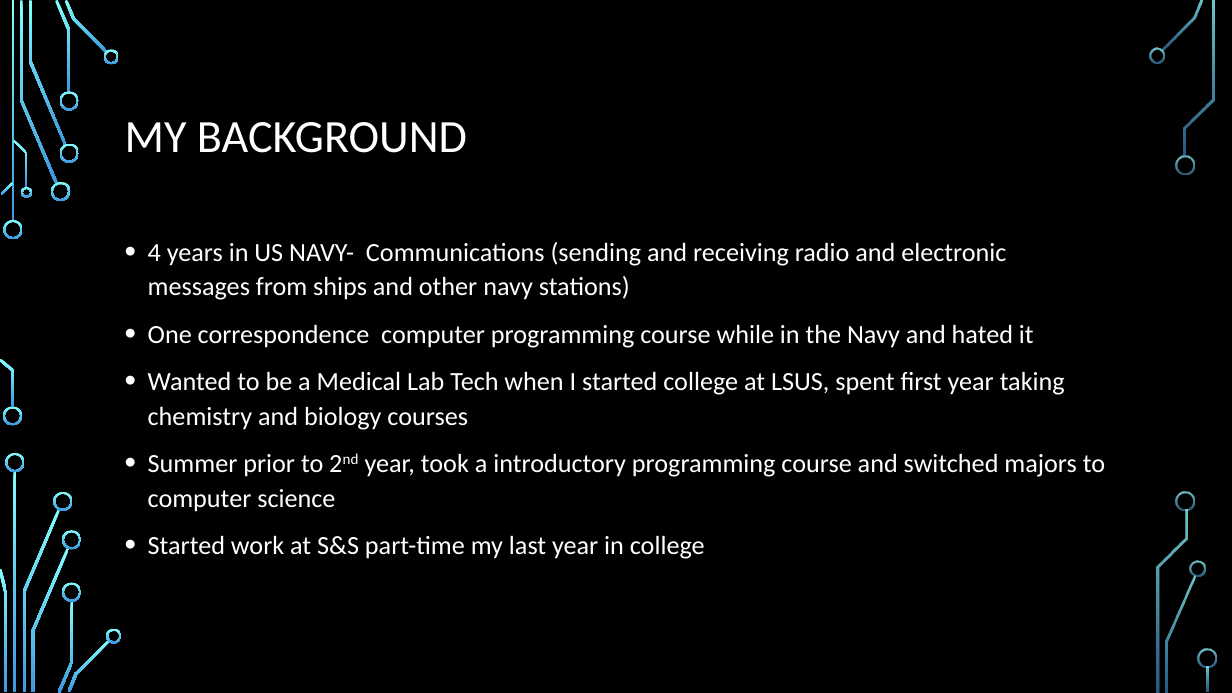
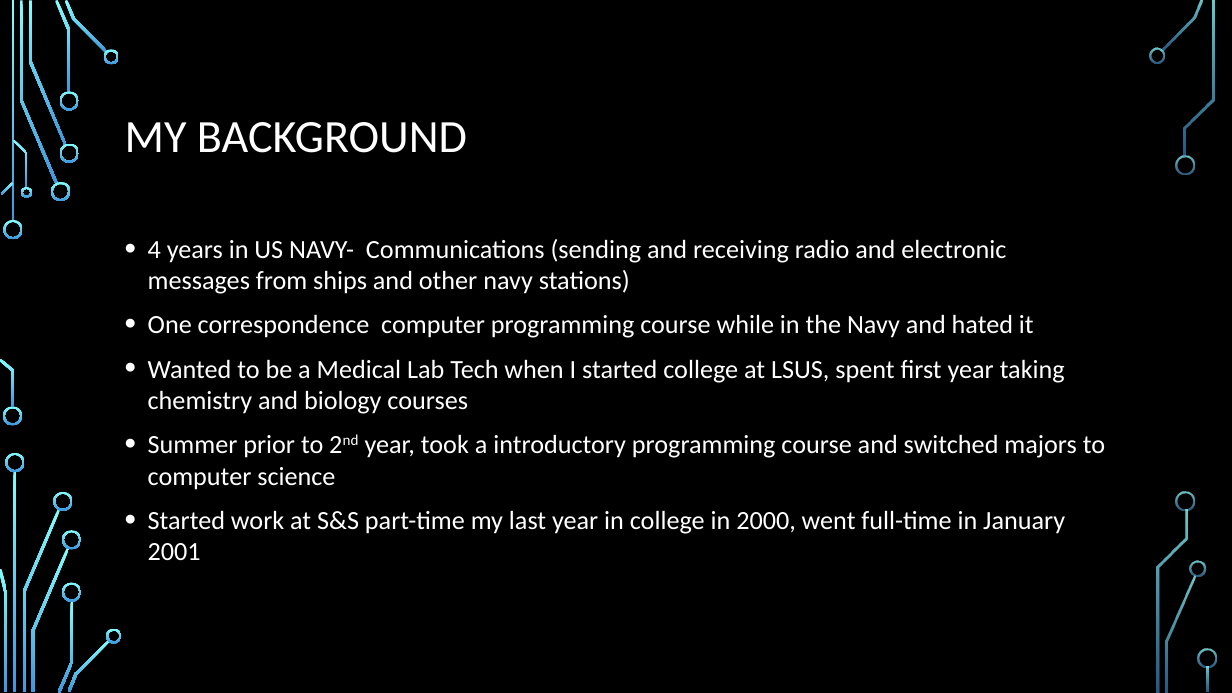
Before and after one commit to daviddcbud/TrainingApp, a slide deck: slide 8 of PowerPointSlids.pptx. Drawn at 1232x693 pixels with LibreOffice and Linux fonts; fonts in the diff are those of the drawing; background and template pictures are left out. Boxes give left, top, right and bottom in pixels: in the first picture for what was removed or moved away, otherwise in the second. Text is boxed around its words. In the diff, an @@ line names an element or a change of style, - is before the commit and + after.

```diff
--- a/PowerPointSlids.pptx
+++ b/PowerPointSlids.pptx
@@ text at (148, 239, 1105, 490): line spacing 1.1 to 1 @@
@@ text at (148, 510, 1065, 560): text changed @@
-• Started work at S&S part-time my last year in college
+• Started work at S&S part-time my last year in college in 2000, went full-time in January 2001
```
Also in this commit, not shown: 7 slides added, 1 other file.
